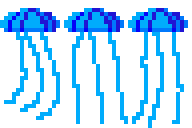
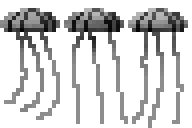
Revision of a layered 192×128 image; what changed, layer by layer:
painted on "3" over [0, 8, 60, 120]
hid "corps", painted on it over [0, 8, 60, 32]
painted on "Copie de corps #1" over [128, 8, 188, 128]
painted on "Copie de corps" over [64, 8, 128, 124]
showed "Arrière-plan", painted on it over [0, 8, 188, 128]
